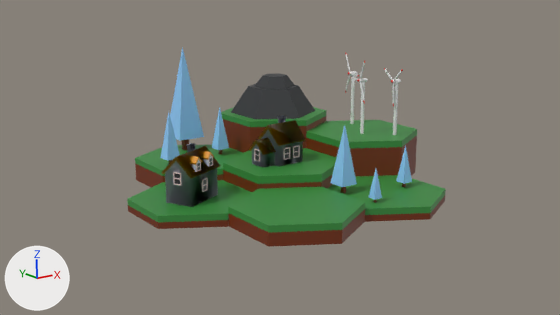
The Blender file Hexagon Island.blend: old version first, new version second.
The view is the same before and after, from the file's camera 'Camera'. Every picture has the same lights, and +X, +Y and +Z are marked at lower left.

Before the edit, the objects in view are built like this:
```python
ob_cube_001 = bpy.data.objects.new('Cube.001', me_cube)
ob_cube_001.location = (0.35, -1.86, 0.2)
ob_cube_001.scale = (0.807, 0.807, 0.807)
ob_cube_002 = bpy.data.objects.new('Cube.002', me_cube)
ob_cube_002.location = (0.29, -1.19, 0.2)
ob_cube_002.scale = (1.62, 1.62, 1.62)
ob_cube_003 = bpy.data.objects.new('Cube.003', me_cube)
ob_cube_003.location = (-0.71, 2.03, 0.4)
ob_cube_003.scale = (2.72, 2.72, 2.72)
ob_cube_004 = bpy.data.objects.new('Cube.004', me_cube)
ob_cube_004.location = (-0.39, 1.36, 0.4)
ob_cube_004.scale = (1.25, 1.25, 1.25)
ob_cube_005 = bpy.data.objects.new('Cube.005', me_cube)
ob_cube_005.location = (-1.46, 1.2, 0.4)
ob_cube_005.scale = (1.37, 1.37, 1.37)
ob_cylinder = bpy.data.objects.new('Cylinder', me_cylinder)
ob_cylinder.location = (-0.85, -1.5, 0.0)
ob_cylinder_003 = bpy.data.objects.new('Cylinder.003', me_cylinder_003)
ob_cylinder_003.location = (1.73, 0.0, 0.0)
ob_cylinder_005 = bpy.data.objects.new('Cylinder.005', me_cylinder_005)
ob_cylinder_005.location = (-0.86, 1.5, 0.0)
ob_tree = bpy.data.objects.new('Tree', me_cube)
ob_tree.location = (1.28, -1.53, 0.2)
# also in view: 'WindMill' at (1.5, -0.1, 1.5); 'House.001' at (-0.1, 0.0, 0.9); 'Cylinder.007' at (0.9, 1.5, 1.3); 'Cylinder.002' at (0.0, 0.0, 0.2); 'Cylinder.006' at (0.9, 1.5, 0.5)
```
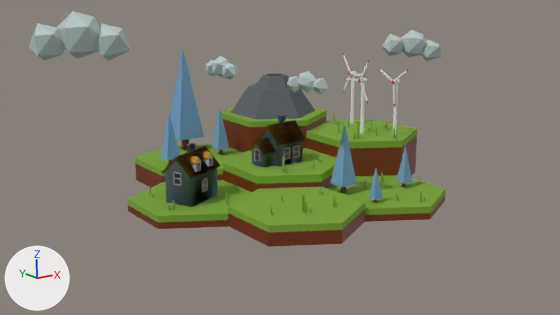
The change, as a diff of the scene's bpy script:
```diff
--- a/Hexagon Island.blend.py
+++ b/Hexagon Island.blend.py
@@ mat_grass @@
 mat_grass = principled_material('Grass')
-mat_grass.base_color = (0.0382, 0.262, 0.0452)  # green #378c3c
+mat_grass.base_color = (0.196, 0.379, 0.0316)  # green #7aa632
@@ mat_stone @@
 mat_stone = principled_material('Stone')
-mat_stone.base_color = (0.025, 0.0276, 0.0304)  # black #2c2e31
+mat_stone.base_color = (0.101, 0.114, 0.127)  # dark grey #595f64
@@ mat_material_002 @@
 mat_material_002 = principled_material('Material.002')
-mat_material_002.base_color = (0.279, 0.597, 0.965)  # blue #90cbfb
+mat_material_002.base_color = (0.171, 0.36, 0.578)  # blue #73a2c8
@@ ob_windmill @@
 ob_windmill.location = (1.54, -0.18, 1.73)
-ob_windmill.rotation_euler = (-1.571, 0.0, 1.236)  # degrees (-90, 0, 71)
+ob_windmill.rotation_euler = (-1.571, 0.0, 1.537)  # degrees (-90, 0, 88)
 ob_windmill.scale = (0.0327, 0.0327, 0.0654)
@@ ob_windmill_001 @@
 ob_windmill_001.location = (1.94, 0.54, 1.73)
-ob_windmill_001.rotation_euler = (-1.571, 0.0, 1.236)  # degrees (-90, 0, 71)
+ob_windmill_001.rotation_euler = (-1.571, 0.0, 1.537)  # degrees (-90, 0, 88)
 ob_windmill_001.scale = (0.0327, 0.0327, 0.0654)
@@ ob_windmill_002 @@
 ob_windmill_002.location = (1.92, -0.6, 1.73)
-ob_windmill_002.rotation_euler = (-1.571, 0.0, 1.236)  # degrees (-90, 0, 71)
+ob_windmill_002.rotation_euler = (-1.571, 0.0, 1.537)  # degrees (-90, 0, 88)
 ob_windmill_002.scale = (0.0327, 0.0327, 0.0654)
@@ ob_icosphere_003 @@
+ob_icosphere_003 = bpy.data.objects.new('Icosphere.003', me_icosphere)  # 66 vertices, 120 faces; spans x -2.27..2.25, y -1.04..0.95, z -1.1..0.97; in mat_clouds (light grey #bcccc9); modifiers DECIMATE
+ob_icosphere_003.location = (-0.45, -1.18, 2.02)
+ob_icosphere_003.rotation_euler = (-0.00727, 0.00775, 5.166)  # degrees (-0.4, 0.4, 296)
+ob_icosphere_003.scale = (0.15, 0.15, 0.15)
@@ ob_icosphere_002 @@
+ob_icosphere_002 = bpy.data.objects.new('Icosphere.002', me_icosphere)  # 66 vertices, 120 faces; spans x -2.27..2.25, y -1.04..0.95, z -1.1..0.97; in mat_clouds (light grey #bcccc9); modifiers DECIMATE
+ob_icosphere_002.location = (4.5, 1.55, 2.02)
+ob_icosphere_002.rotation_euler = (0.116, -0.123, 2.381)  # degrees (6.6, -7, 136)
+ob_icosphere_002.scale = (0.281, 0.281, 0.281)
@@ ob_icosphere_001 @@
+ob_icosphere_001 = bpy.data.objects.new('Icosphere.001', me_icosphere)  # 66 vertices, 120 faces; spans x -2.27..2.25, y -1.04..0.95, z -1.1..0.97; in mat_clouds (light grey #bcccc9); modifiers DECIMATE
+ob_icosphere_001.location = (1.32, 4.04, 1.52)
+ob_icosphere_001.rotation_euler = (0.0, 0.0, 1.615)  # degrees (0, 0, 93)
+ob_icosphere_001.scale = (0.217, 0.217, 0.217)
@@ ob_icosphere @@
+ob_icosphere = bpy.data.objects.new('Icosphere', me_icosphere)  # 66 vertices, 120 faces; spans x -2.27..2.25, y -1.04..0.95, z -1.1..0.97; in mat_clouds (light grey #bcccc9); modifiers DECIMATE
+ob_icosphere.location = (-0.98, 6.07, 2.16)
+ob_icosphere.rotation_euler = (0.0, 0.0, 2.501)  # degrees (0, 0, 143)
+ob_icosphere.scale = (0.49, 0.49, 0.49)
@@ ob_cube_024 @@
+ob_cube_024 = bpy.data.objects.new('Cube.024', me_cube_002)  # a box spanning x -0.01..0.01, y -0.01..0.01, z -0.005..0.158; a box spanning x -0.063..-0.043, y 0.028..0.048, z -0.005..0.064; in mat_grass (green #7aa632)
+ob_cube_024.location = (-0.4, -0.55, 0.5)
+ob_cube_024.rotation_euler = (0.0, 0.0, 1.912)  # degrees (0, 0, 110)
+ob_cube_024.scale = (1.54, 1.54, 1.54)
@@ ob_cube_018 @@
+ob_cube_018 = bpy.data.objects.new('Cube.018', me_cube_002)  # a box spanning x -0.01..0.01, y -0.01..0.01, z -0.005..0.158; a box spanning x -0.063..-0.043, y 0.028..0.048, z -0.005..0.064; in mat_grass (green #7aa632)
+ob_cube_018.location = (1.26, -0.42, 0.8)
+ob_cube_018.rotation_euler = (0.0, 0.0, 0.927)  # degrees (0, 0, 53)
+ob_cube_018.scale = (1.64, 1.64, 1.64)
@@ ob_cube_013 @@
+ob_cube_013 = bpy.data.objects.new('Cube.013', me_cube_002)  # a box spanning x -0.01..0.01, y -0.01..0.01, z -0.005..0.158; a box spanning x -0.063..-0.043, y 0.028..0.048, z -0.005..0.064; in mat_grass (green #7aa632)
+ob_cube_013.location = (-0.98, -1.81, 0.3)
+ob_cube_013.rotation_euler = (0.0, 0.0, 4.546)  # degrees (0, 0, 260)
+ob_cube_013.scale = (1.54, 1.54, 1.54)
```

What differs and where, as boxes [x1, y1, x2, y2] in the pictures (560 x 315 px):
'Cylinder', recoloured: [228, 187, 365, 235] in both
'Cylinder.003', recoloured: [306, 120, 417, 176] in both
'Cylinder.004', recoloured: [127, 180, 252, 225] in both
'Cylinder.001', recoloured: [328, 175, 446, 218] in both
'Icosphere', added: after [29, 11, 130, 61]
'Cylinder.002', recoloured: [223, 148, 337, 192] in both
'Cylinder.007', recoloured (black to grey): [231, 74, 315, 119] in both
'Cylinder.006', recoloured: [221, 107, 327, 153] in both
'Cube.003', recoloured: [170, 47, 204, 150] in both
'Cylinder.005', recoloured: [135, 145, 243, 187] in both
'Icosphere.002', added: after [382, 30, 441, 61]
'Cube.002', recoloured: [330, 125, 357, 193] in both
'Icosphere.003', added: after [287, 71, 328, 95]
'Icosphere.001', added: after [205, 56, 239, 80]
'Cube.005', recoloured: [160, 112, 180, 164] in both
'Cube.004', recoloured: [212, 107, 229, 154] in both
'WindMill.002', turned: before [384, 68, 403, 135]; after [379, 69, 408, 135]
'WindMill', turned: before [350, 61, 368, 134]; after [345, 60, 369, 134]
'Tree', recoloured: [396, 146, 412, 187] in both
'WindMill.001', turned: before [345, 52, 359, 124]; after [342, 52, 366, 124]
'Cube.001', recoloured: [368, 169, 382, 202] in both
'Cube.018', added: after [354, 123, 359, 139]
'Cube.008', now drawn: after [333, 196, 337, 208]
'Cube', now drawn: after [168, 199, 175, 210]
'Cube.025', now drawn: after [420, 192, 426, 202]
'Cube.016', now drawn: after [368, 121, 372, 131]
'Cube.009', now drawn: after [319, 189, 323, 195]
'Cube.027', now drawn: after [364, 180, 368, 190]
